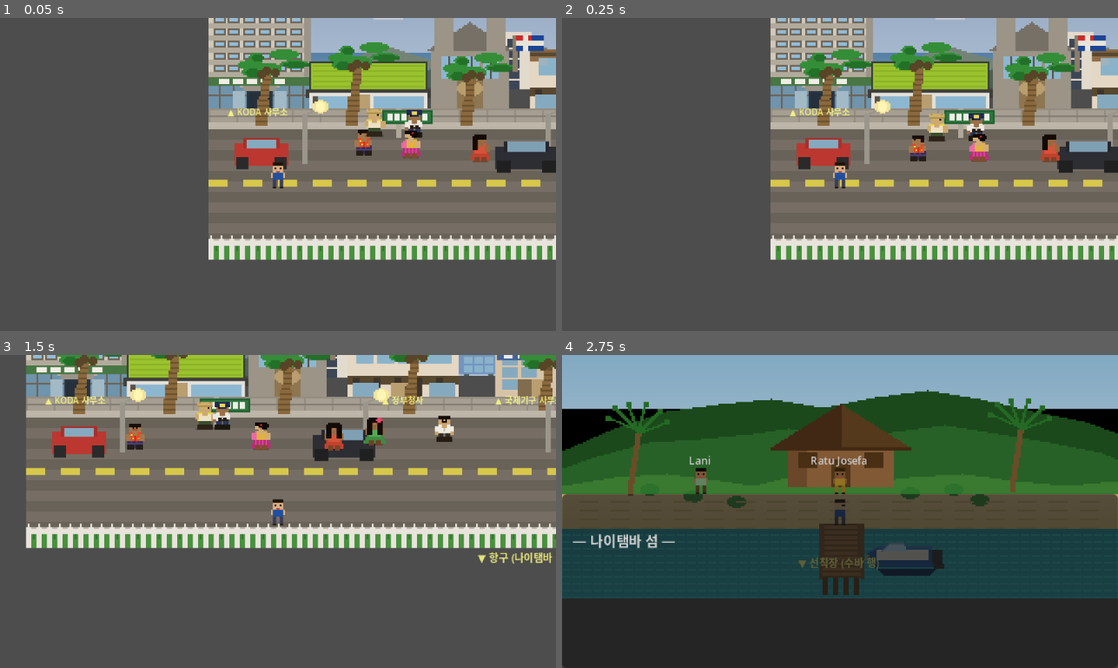
Above: before the commit, frames 1-4 (two rows, left to right).
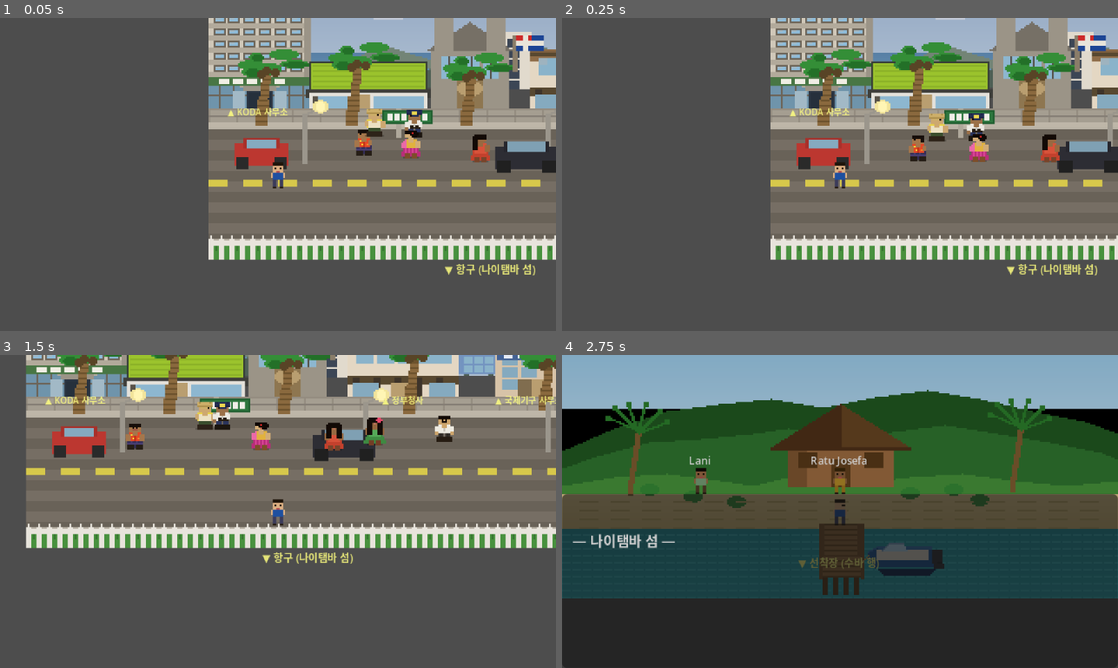
Above: after the commit, the same moments.

Repository: amnotyoung/idc-game
Game: Godot game, scene res://scenes/world/suva_street.tscn
Same seed, same stepped clock (60 frames per second), same inputs: the game is played once before the commit and once after it. This scene is started directly instead of the project's main scene.
Inputs:
- Up to frame 1 (0.05 s): no input
- Up to frame 2 (0.25 s): no input
- Up to frame 3 (1.5 s): tap Enter (ui_accept) at 0.5, 0.77 s; hold Right (ui_right) 0.53-1.28 s; hold Down (ui_down) from 1.28 s (still down)
- Up to frame 4 (2.75 s): tap Enter (ui_accept) at 1.52 s; release Down (ui_down) at 2.03 s; hold Right (ui_right) from 2.03 s (still down)

The runs differ from the first frame. In frame 1, 0.3% of the frame differs, in the area x 80-97%, y 78-83%; in frame 2, 0.3%; in frame 3, 0.5%, in the area x 47-100%, y 63-67%; in frame 4, nothing differs.

Commit message:
auto: update suva_street.tscn
Co-Authored-By: Claude Opus 4.6 (1M context) <noreply@anthropic.com>

Diff:
--- a/scenes/world/suva_street.tscn
+++ b/scenes/world/suva_street.tscn
@@ -301,7 +301,7 @@
 
 ; ─── 항구 힌트 ───
 [node name="HarborHint" type="Label" parent="."]
-position = Vector2(260, 160)
+position = Vector2(136, 160)
 text = "▼ 항구 (나이탬바 섬)"
 theme_override_font_sizes/font_size = 6
 modulate = Color(1, 1, 0.5, 0.85)
